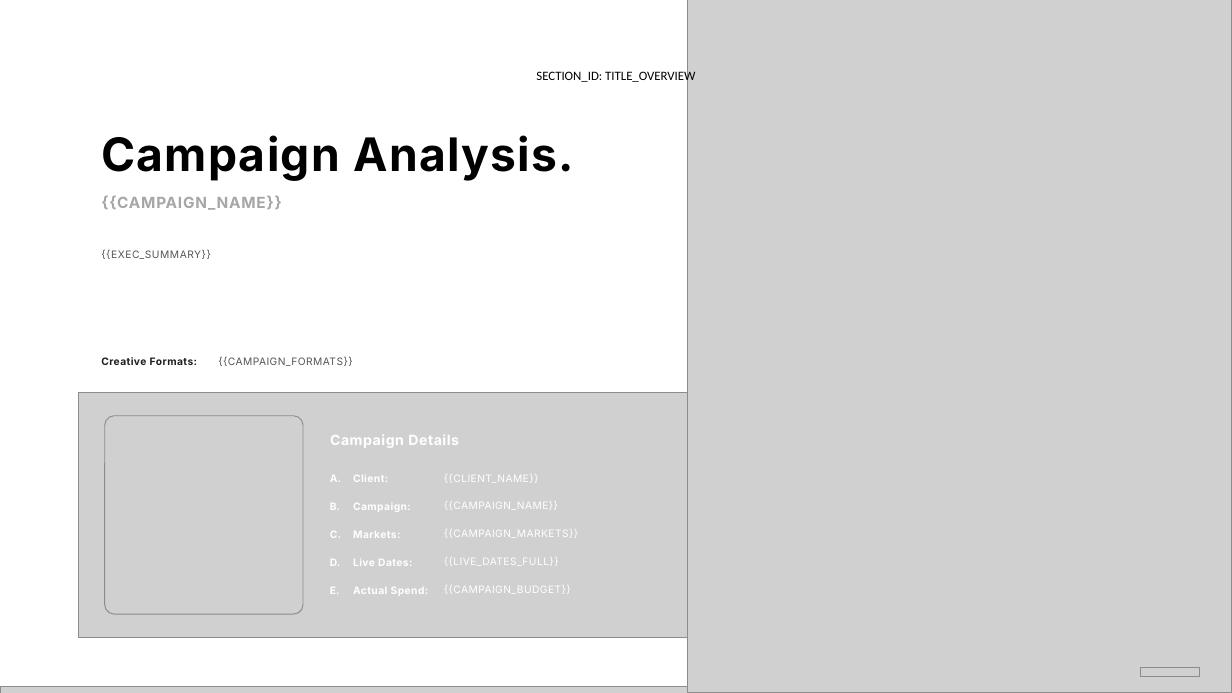
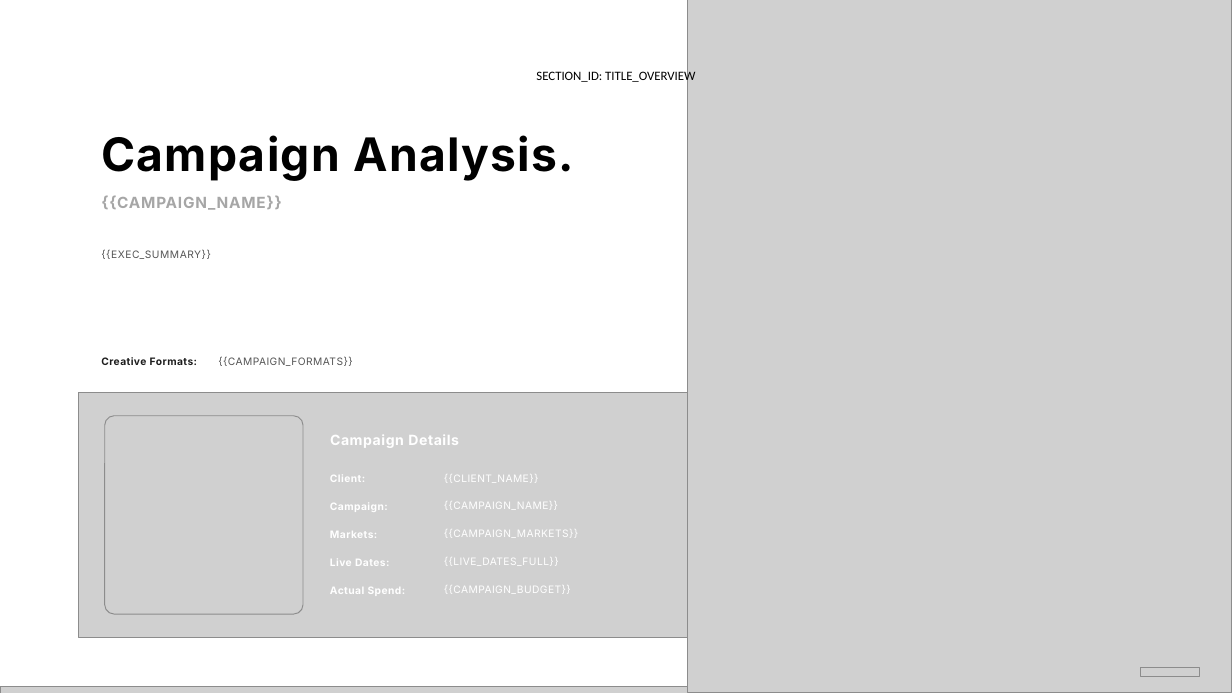
Before and after one commit to Daniel-MOBKOI/pca-automation-api, a slide deck: slide 2 of app/templates/slide_deck_master.pptx. Drawn at 1232x693 pixels with LibreOffice and Linux fonts; fonts in the diff are those of the drawing; grey boxes stand for pictures. Boxes give left, top, right and bottom in pixels: in the first picture for what was removed or moved away, otherwise in the second. Text is boxed around its words. In the diff, an @@ line names an element or a change of style, - is before the commit and + after.

```diff
--- a/app/templates/slide_deck_master.pptx
+++ b/app/templates/slide_deck_master.pptx
@@ bullet A. to none in 5 elements at bbox=[330, 475, 365, 482], bbox=[330, 503, 388, 512], bbox=[330, 531, 377, 538], bbox=[330, 559, 389, 566], bbox=[330, 587, 406, 594] @@
```
Also in this commit, not shown: 2 other slides changed, 6 other files.
